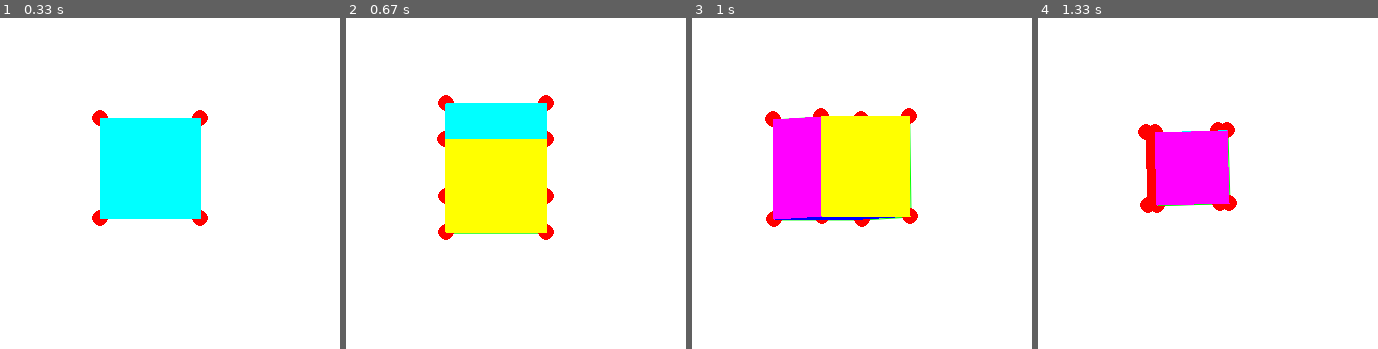
Above: before the commit, frames 1-4 (left to right).
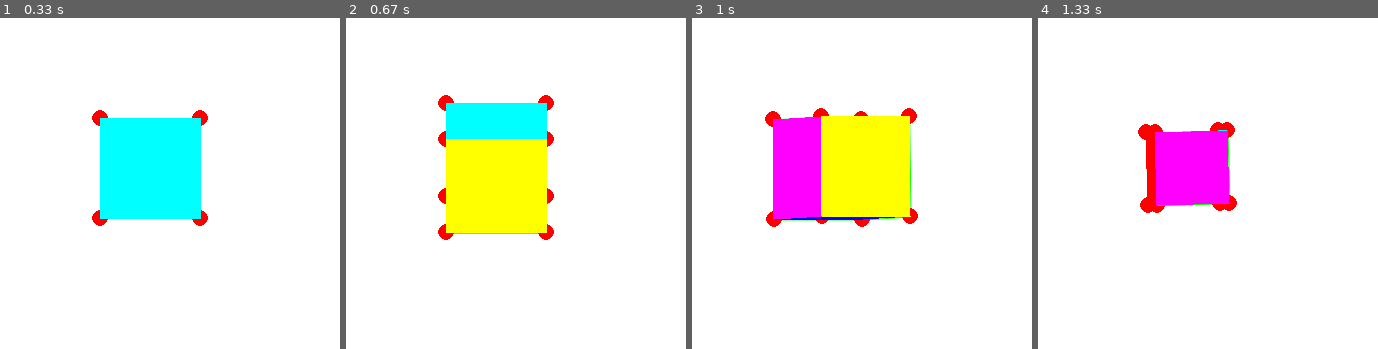
Above: after the commit, the same moments.

Repository: wtaylor17/pygame_3d
Game: pygame game, started from 3d/cube_complete_frame_demo.py
The game is run twice, just before and just after one commit, with the same random seed, the same clock (stepped at 60 frames per second) and the same inputs.
Inputs:
- Up to frame 1 (0.33 s): no input
- Up to frame 2 (0.67 s): hold W from 0.33 s (still down)
- Up to frame 3 (1 s): release W at 0.8 s; hold D from 0.83 s (still down); tap - at 0.98 s
- Up to frame 4 (1.33 s): keep holding D

Frame 1 is identical in both runs. In frame 2, 0.1% of the frame differs, in the area x 26-30%, y 25-65%; in frame 3, nothing differs; in frame 4, nothing differs.

Commit message:
Added basic .obj capability

Diff:
--- /dev/null
+++ b/3d/pygame_3d/reading.py
@@ -0,0 +1,32 @@
+from pygame_3d import renderables, viewer
+
+
+def make_frame(path):
+    obj = ObjFile(path)
+    wf = renderables.WireFrame()
+    wf.add_vertices(obj.vertices)
+    wf.add_cycles(obj.faces)
+    for cycle in wf.cycles:
+        indices = cycle.indices
+        wf.add_neighbors(indices[0], [wf.vertices[indices[1]], wf.vertices[indices[2]]])
+        wf.add_neighbors(indices[1], [wf.vertices[indices[2]]])
+    return wf
+
+
+class ObjFile:
+    def __init__(self, path):
+        f = open(path, 'r')
+        self.vertices = list()
+        self.faces = list()
+        while True:
+            line = f.readline()
+            if line == '':
+                break
+            line = line.split(' ')
+            t = line[0]
+            if t == 'v':
+                self.vertices.append(renderables.Vertex(float(line[1]), float(line[2]), float(line[3])))
+            elif t == 'f':
+                self.faces.append(renderables.Cycle(
+                    viewer.get_grad_rgb([int(x) - 1 for x in line[1:]], self.vertices),
+                    [int(x) - 1 for x in line[1:]]))
--- a/3d/pygame_3d/renderables.py
+++ b/3d/pygame_3d/renderables.py
@@ -107,28 +107,21 @@
 
     # rotates the WireFrame about the specified axis by the specified angle
     def rotate(self, axis, radians, center=None):
-        if axis in ['x', 'y', 'z']:
+        axes = {'x': 0, 'y': 1, 'z': 2}
+        if axis in axes:
             if center is None:
                 center = self.center()
             for vertex in self.vertices:
-                x = vertex.x - center[0]
-                y = vertex.y - center[1]
-                z = vertex.z - center[2]
-                if axis is 'x':
-                    r = math.hypot(y, z)
-                    theta = math.atan2(y, z) + radians
-                    vertex.z = center[2] + r*math.cos(theta)
-                    vertex.y = center[1] + r*math.sin(theta)
-                elif axis is 'y':
-                    r = math.hypot(x, z)
-                    theta = math.atan2(x, z) + radians
-                    vertex.z = center[2] + r*math.cos(theta)
-                    vertex.x = center[0] + r*math.sin(theta)
-                elif axis is 'z':
-                    r = math.hypot(x, y)
-                    theta = math.atan2(y, x) + radians
-                    vertex.x = center[0] + r*math.cos(theta)
-                    vertex.y = center[1] + r*math.sin(theta)
+                pos = list()
+                for a in axes.keys():
+                    pos.append(getattr(vertex, a) - center[axes[a]])
+                b = (axes[axis] + 1) % 3
+                a = ~(b | axes[axis]) & 3
+                r = math.hypot(pos[a], pos[b])
+                theta = math.atan2(pos[a], pos[b]) + radians
+                attr = [key for key in axes.keys()]
+                setattr(vertex, attr[a], center[a] + r*math.sin(theta))
+                setattr(vertex, attr[b], center[b] + r*math.cos(theta))
 
 
 # returns a WireFrame modelling a cube, with visible frame (neighbors)
--- a/3d/pygame_3d/viewer.py
+++ b/3d/pygame_3d/viewer.py
@@ -1,5 +1,6 @@
 import pygame
 from pygame import time as time
+
 
 '''
 viewer.py
@@ -12,6 +13,16 @@
 ----------------------------------------------
 ----------------------------------------------
 '''
+
+
+def get_grad_rgb(cycle, vertices):
+    mean = [0, 0, 0]
+    for index in cycle:
+        mean[0] += vertices[index].x
+        mean[1] += vertices[index].y
+        mean[2] += vertices[index].z
+    mean = [x / len(vertices) for x in mean]
+    return abs(255 - mean[0]) % 255, abs(100 - mean[1]) % 255, abs(400 - mean[2]) % 255
 
 
 # a class to easily view WireFrame renderables
@@ -44,8 +55,13 @@
             if frame.display_vertices:
                 pygame.draw.circle(self.screen, self.vertex_color, (int(vertex.x), int(vertex.y)), 8)
         if frame.display_polygons:
-            frame.cycles.sort(key=lambda c:  # +z axis is away from viewer, cycles sorted accordingly
-                              sum([frame.vertices[i].z / len(c.indices) for i in c.indices]), reverse=True)
+            try:
+                frame.cycles.sort(key=lambda c:  # +z axis is away from viewer, cycles sorted accordingly
+                                  sum([frame.vertices[i].z / len(c.indices)
+                                      for i in c.indices if i < len(frame.vertices)]), reverse=True)
+            except IndexError as ie:
+                print(ie)
+
             for cycle in frame.cycles:
                 pygame.draw.polygon(self.screen, cycle.color,
                                     [[frame.vertices[i].x, frame.vertices[i].y]
@@ -55,6 +71,7 @@
     def run(self):
         running = True
         while running:
+            self.clock.tick(35)
             # empty the event queue
             if len([event for event in pygame.event.get() if event.type is pygame.QUIT]):
                 running = False
@@ -68,9 +85,9 @@
             origin = None
             # key event handling
             if keys[pygame.K_w]:
+                phi = -0.1
+            elif keys[pygame.K_s]:
                 phi = 0.1
-            elif keys[pygame.K_s]:
-                phi = -0.1
             if keys[pygame.K_a]:
                 zeta = 0.1
             elif keys[pygame.K_d]:
@@ -125,6 +142,4 @@
             if change_flag:
                 self.flag_frame = self.frame_count
             pygame.display.flip()
-            # 35 max fps
-            self.clock.tick(35)
             self.frame_count += 1
--- /dev/null
+++ b/3d/reading_demo.py
@@ -0,0 +1,7 @@
+from pygame_3d import reading, viewer
+
+my_viewer = viewer.WireFrameViewer(400, 400)
+print('Enter file name: ')
+p = input()
+my_viewer.add_body(reading.make_frame(path=p))
+my_viewer.run()
--- /dev/null
+++ b/3d/sphere_demo.py
@@ -0,0 +1,17 @@
+from pygame_3d import renderables, viewer
+
+sphere = renderables.WireFrame(display_vertices=False)
+my_viewer = viewer.WireFrameViewer(500, 500)
+
+r = 1
+for z in range(100, 200, 4):
+    face = renderables.build_circular_face(renderables.Vertex(250, 250, z), r)
+    n = len(sphere.vertices)
+    sphere.add_vertices(face)
+    sphere.add_cycle((255, 0, 0), [i for i in range(n, n + len(face))])
+    if z < 150:
+        r += 5
+    else:
+        r -= 5
+my_viewer.add_body(sphere)
+my_viewer.run()
Not shown, added: 3d/cow.obj
Not shown, added: 3d/pumpkin.obj
Not shown, added: 3d/teapot.obj
Not shown, added: 3d/teddy.obj
